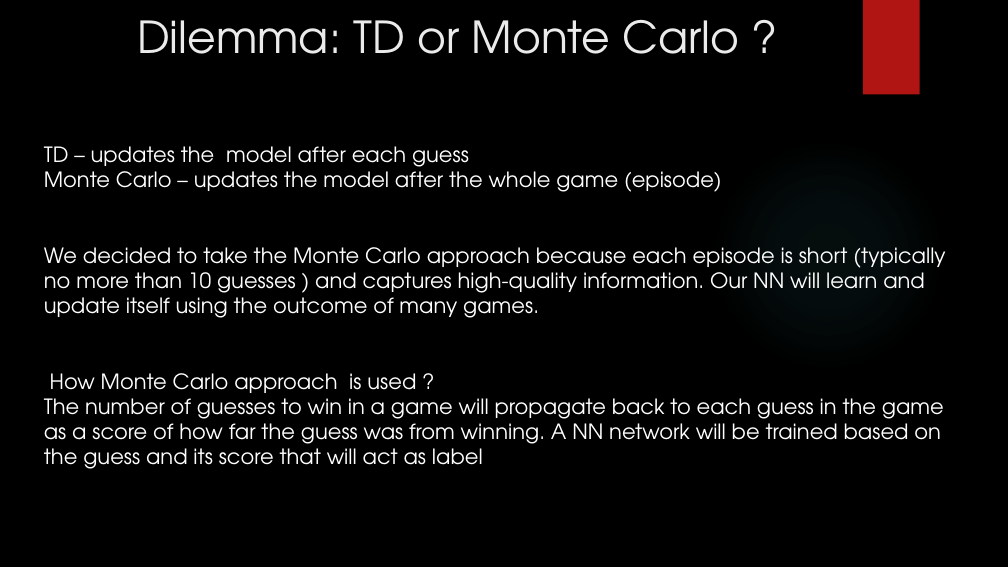
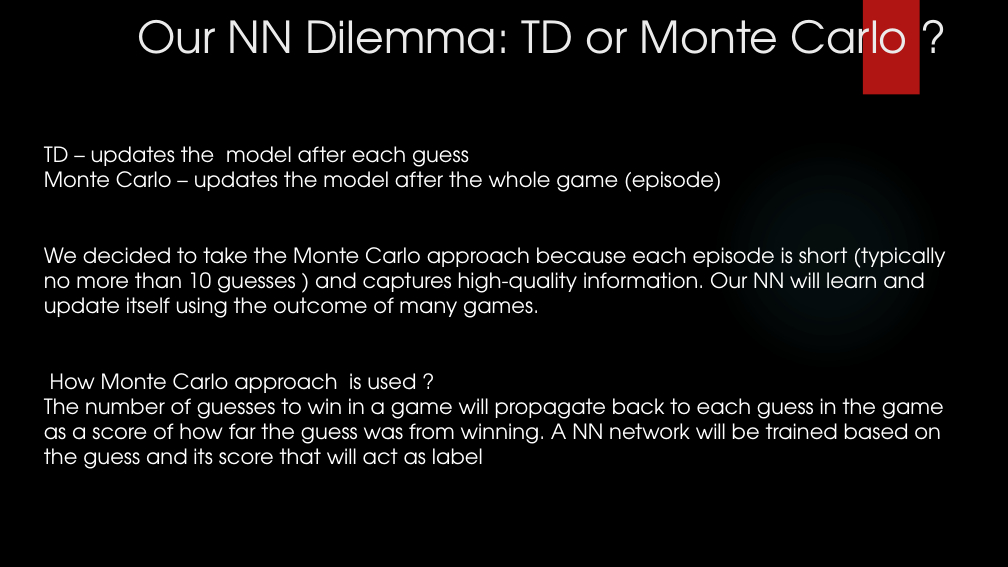
Before and after one commit to gilsh2/final_ai_project, a slide deck: slide 11 of ai_final_project_mastermind.pptx. Drawn at 1008x567 pixels with LibreOffice and Linux fonts; fonts in the diff are those of the drawing; background and template pictures are left out. Boxes give left, top, right and bottom in pixels: in the first picture for what was removed or moved away, otherwise in the second. Text is boxed around its words. In the diff, an @@ line names an element or a change of style, - is before the commit and + after.

```diff
--- a/ai_final_project_mastermind.pptx
+++ b/ai_final_project_mastermind.pptx
@@ text at (x1=137, y1=7, x2=908, y2=74): text changed @@
-Dilemma: TD or Monte Carlo ?
+Our NN Dilemma: TD or Monte Carlo ?
```
Also in this commit, not shown: 1 other slide changed.
